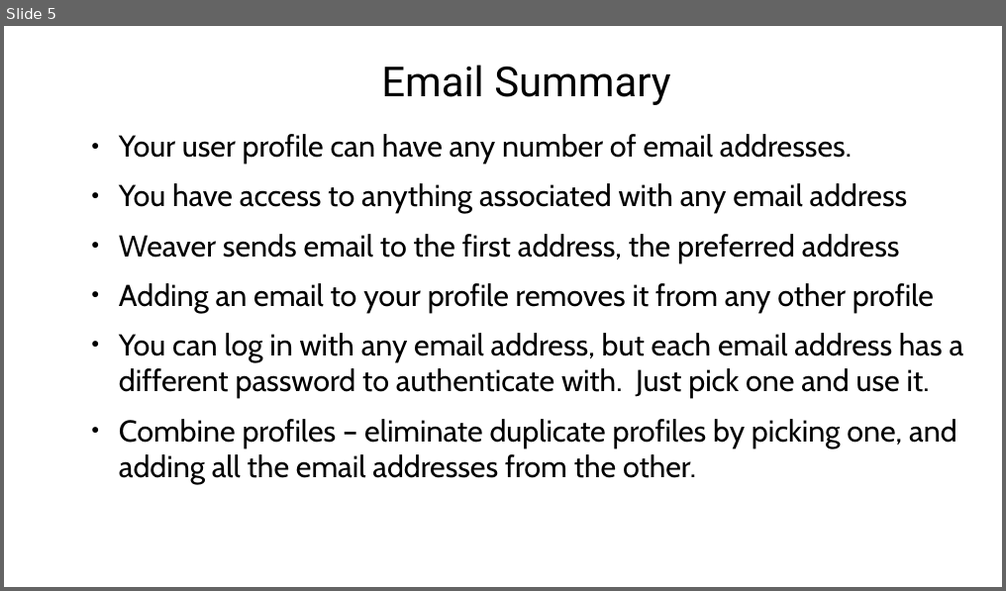
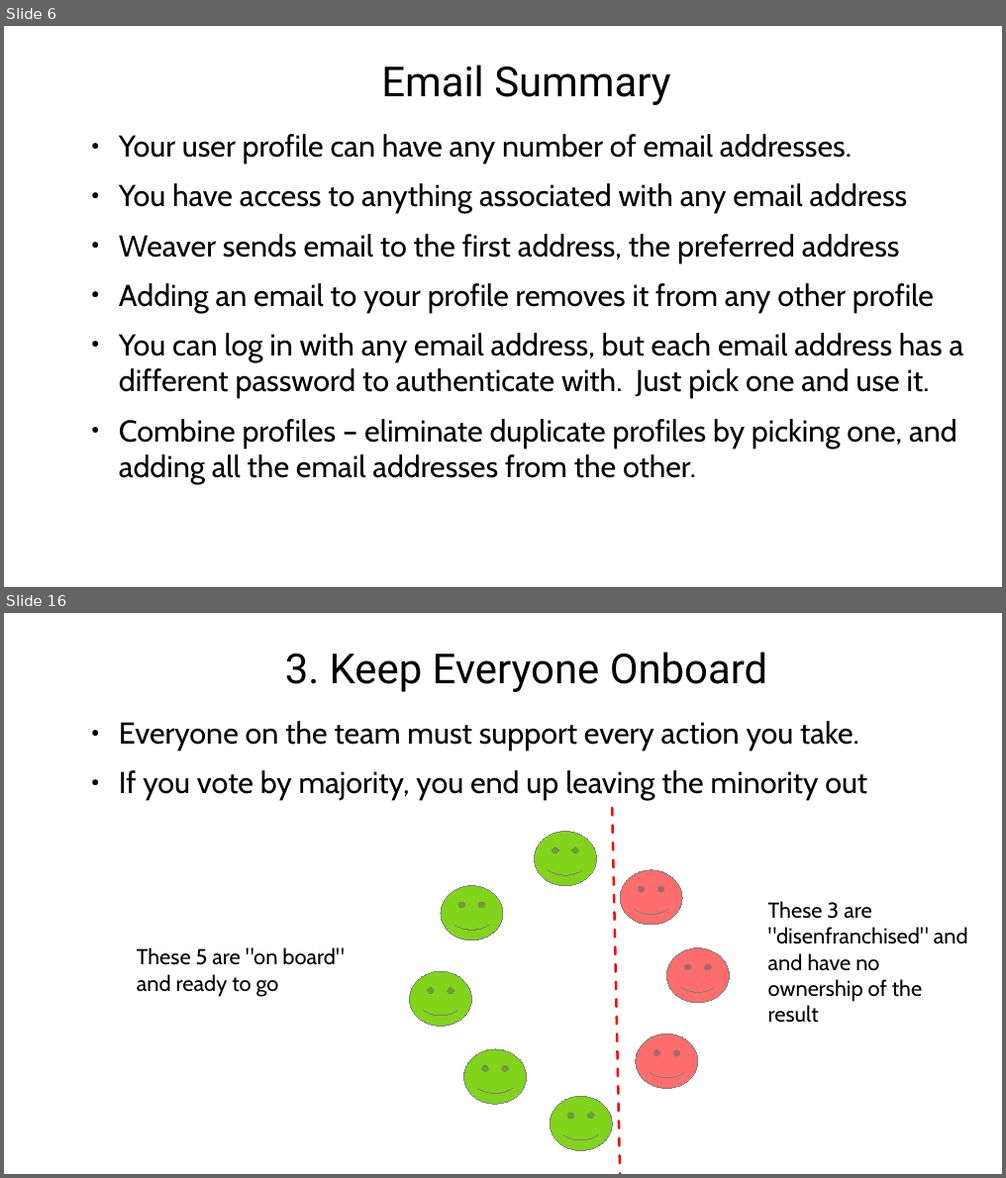
Before and after one commit to agilepro/cognoscenti, a slide deck: documentation/VideoPresentations.odp. Shown one above the other, each under a label of ours: slide 5 before the commit, slides 6 and 16 after it; the slides between them are not shown. The pictures are 1006x591 and 1006x1178 pixels, drawn with LibreOffice and Linux fonts; fonts in the diff are those of the drawing; background and template pictures are left out. Boxes give left, top, right and bottom in pixels: in the first picture for what was removed or moved away, otherwise in the second. Text is boxed around its words. In the diff, an @@ line names an element or a change of style, - is before the commit and + after.

Commit message:
new video about team leader

```diff
--- a/documentation/VideoPresentations.odp
+++ b/documentation/VideoPresentations.odp
@@ slide 16 added at [4,613,1002,1174], background picture (left out) @@
@@ title added at [285,652,767,692], 38.3 pt, text #000000 @@
+3. Keep Everyone Onboard
@@ text added at [119,721,867,801], 27.9 pt, text #000000 @@
+● Everyone on the team must support every action you take.
+● If you vote by majority, you end up leaving the minority out
@@ line added from (612, 808) to (620, 1174), #FF0000 2.3 pt dashed @@
@@ smiley face added at [535,831,596,886], fill #81D41A, outline #808080 0 pt @@
@@ smiley face added at [620,870,682,925], fill #FF6D6D, outline #808080 0 pt @@
@@ smiley face added at [441,886,503,941], fill #81D41A, outline #808080 0 pt @@
@@ text added at [768,901,968,1023], 20 pt, text #000000 @@
+These 3 are "disenfranchised" and and have no ownership of the result
@@ text added at [137,948,344,997], 20 pt, text #000000 @@
+These 5 are "on board" and ready to go
@@ smiley face added at [666,949,729,1003], fill #FF6D6D, outline #808080 0 pt @@
@@ smiley face added at [410,971,471,1026], fill #81D41A, outline #808080 0 pt @@
@@ smiley face added at [464,1050,527,1104], fill #81D41A, outline #808080 0 pt @@
@@ smiley face added at [636,1034,698,1088], fill #FF6D6D, outline #808080 0 pt @@
@@ smiley face added at [549,1096,612,1151], fill #81D41A, outline #808080 0 pt @@
@@ what was slide 5 is now slide 6 @@
```
Also in this commit, not shown: 23 other slides added, 2 other files.
